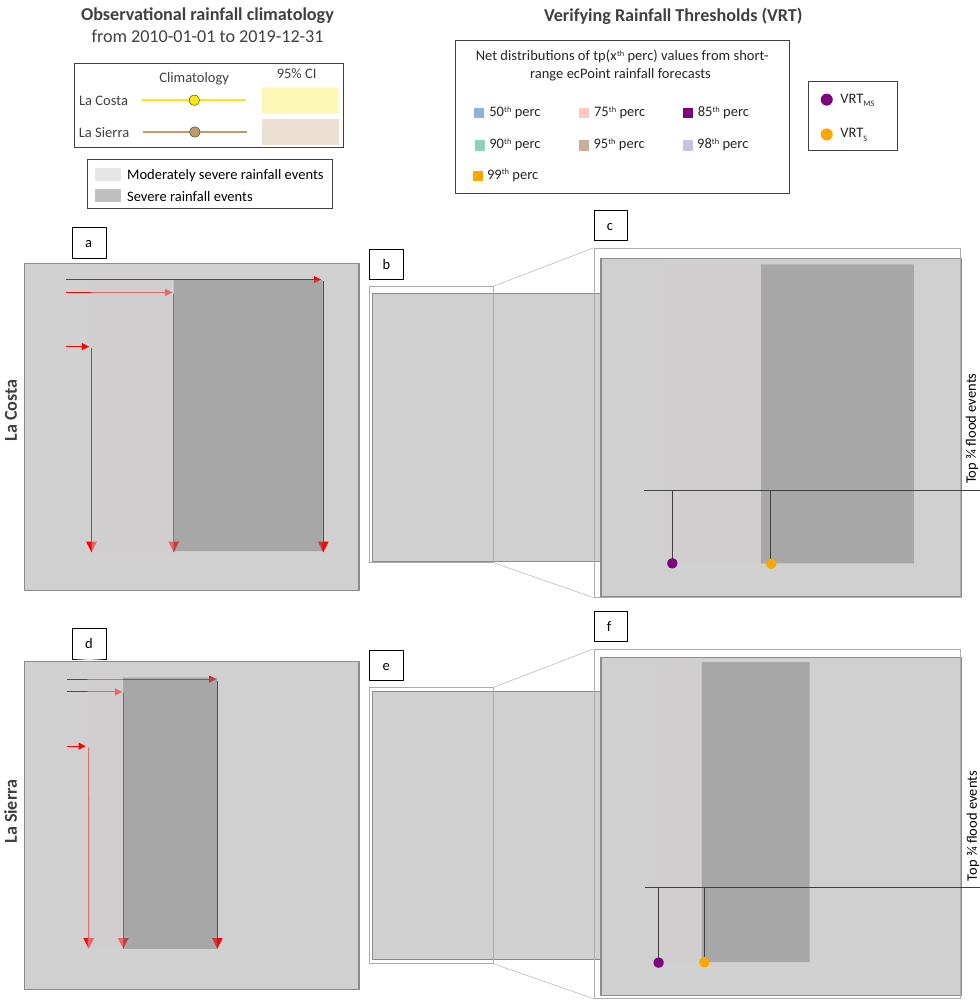
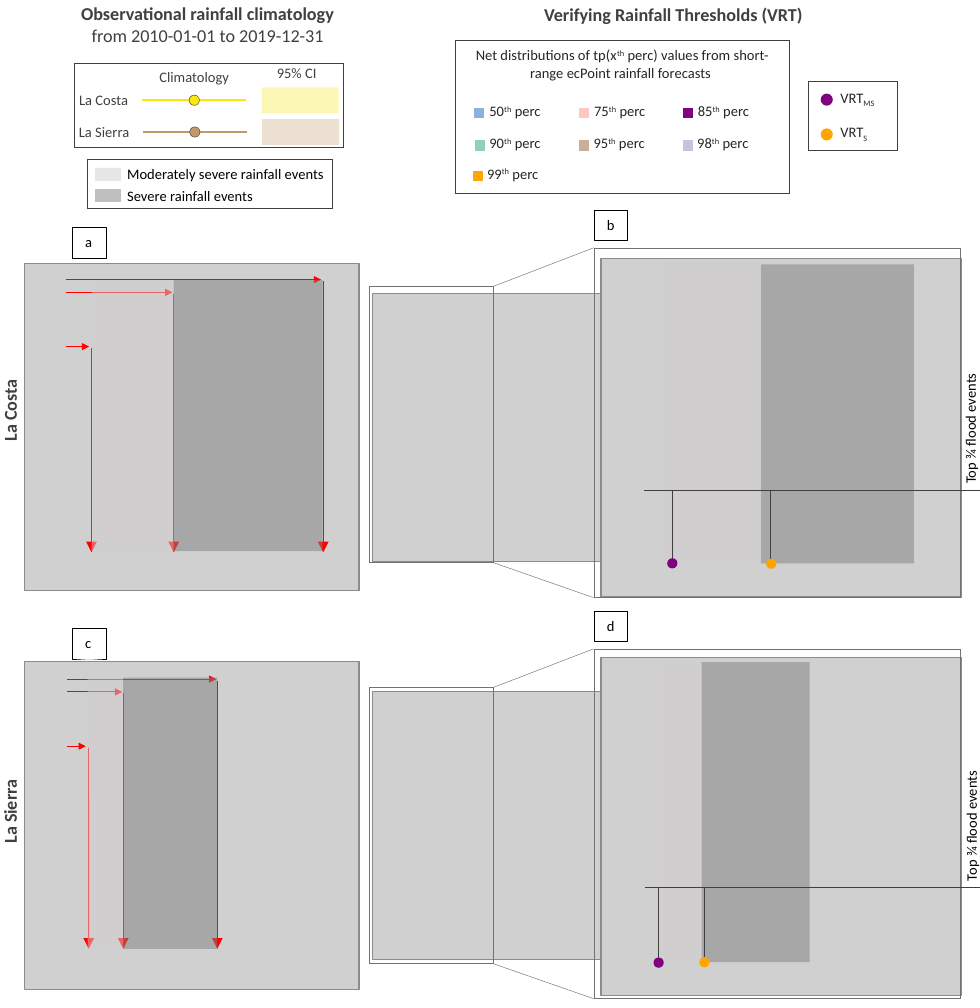
Before and after one commit to FatimaPillosu/Verif_GlobalRainFC_4FlashFloods_Ecuador, a slide deck: slide 1 of Manuscript/Figures/05_RESULTS_VRTs.pptx. Drawn at 980x1008 pixels with LibreOffice and Linux fonts; fonts in the diff are those of the drawing; grey boxes stand for pictures. Boxes give left, top, right and bottom in pixels: in the first picture for what was removed or moved away, otherwise in the second. Text is boxed around its words. In the diff, an @@ line names an element or a change of style, - is before the commit and + after.

```diff
--- a/Manuscript/Figures/05_RESULTS_VRTs.pptx
+++ b/Manuscript/Figures/05_RESULTS_VRTs.pptx
@@ text in rectangle at (607, 220, 615, 230): text changed @@
-c
+b
@@ rectangle removed at (370, 250, 404, 281) @@
-b
@@ line (493, 286) - (593, 248): stroke #AFABAB 0.25 pt to #767171 0.25 pt @@
@@ outline #AFABAB 0.25 pt to #767171 0.25 pt in 4 elements at (370, 687, 493, 963), (595, 649, 960, 1000), (370, 286, 493, 562), (595, 248, 960, 598) @@
@@ line (493, 563) - (593, 598): stroke #AFABAB 0.25 pt to #767171 0.25 pt @@
@@ text in rectangle at (607, 621, 615, 631): text changed @@
-f
+d
@@ text in rectangle at (85, 641, 91, 648): text changed @@
-d
+c
@@ rectangle removed at (370, 651, 404, 682) @@
-e
@@ line (493, 687) - (593, 649): stroke #AFABAB 0.25 pt to #767171 0.25 pt @@
@@ line (493, 964) - (593, 1000): stroke #AFABAB 0.25 pt to #767171 0.25 pt @@
```
Also in this commit, not shown: 6 other files.
